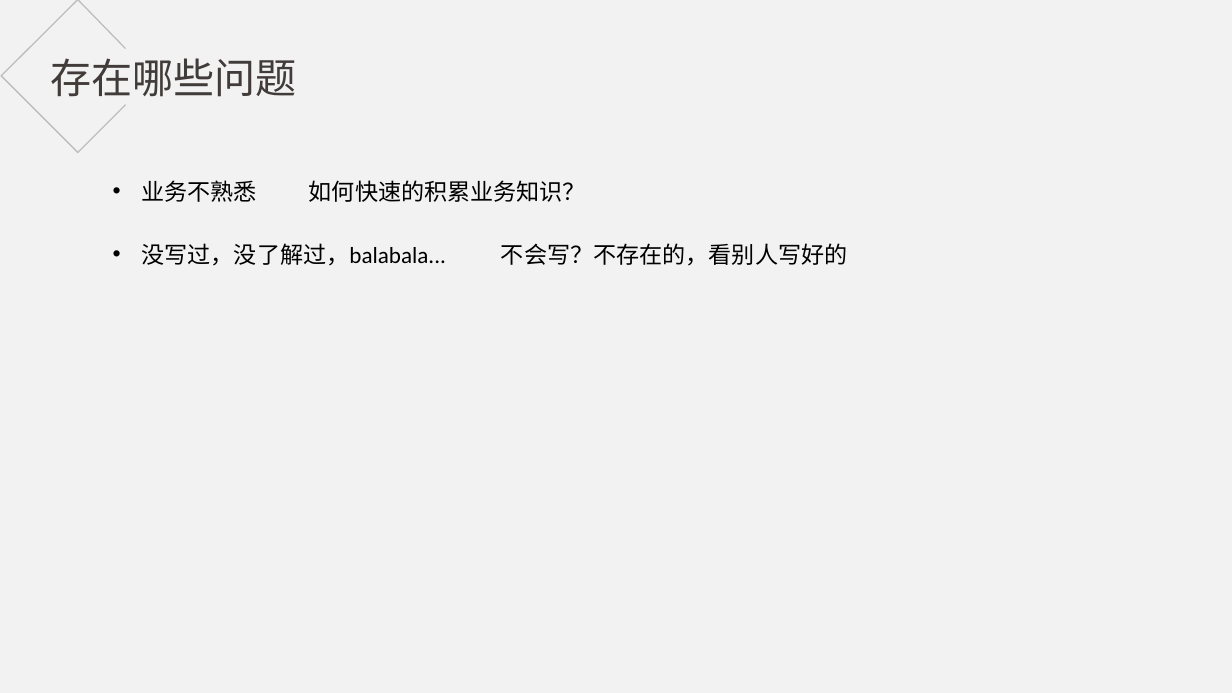
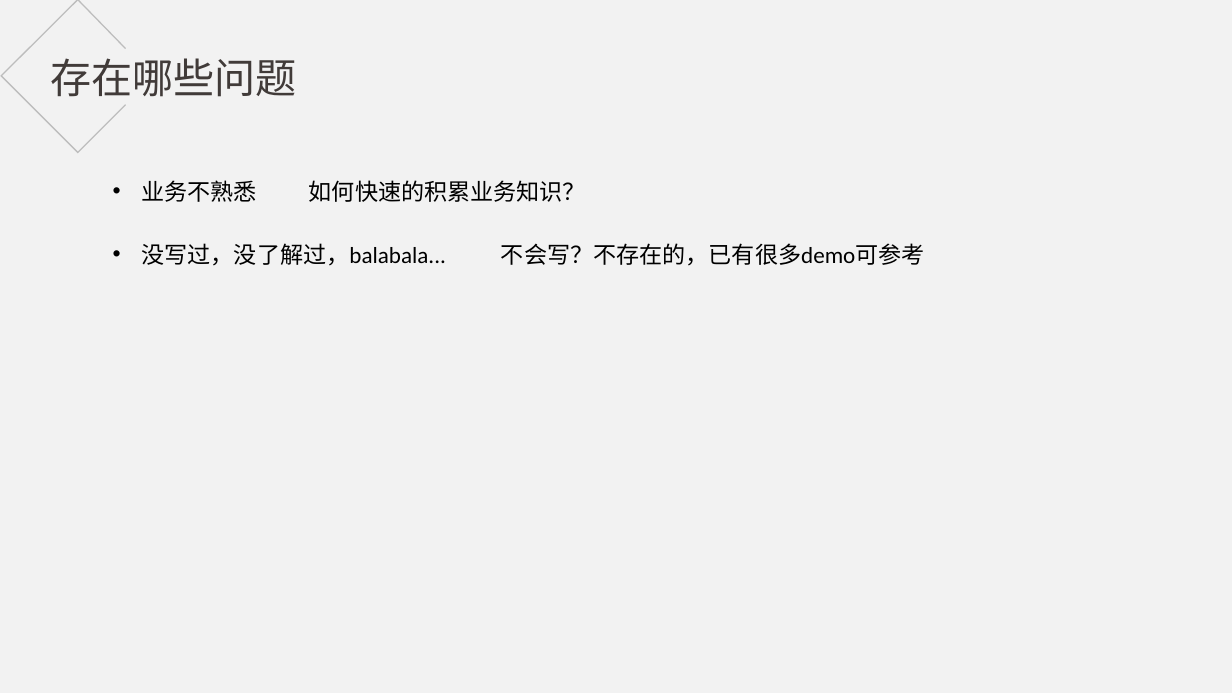
Before and after one commit to jungleguo/ReadNotes, a slide deck: slide 9 of 分享/自动化测试，到底该测些什么.pptx. Drawn at 1232x693 pixels with LibreOffice and Linux fonts; fonts in the diff are those of the drawing. Boxes give left, top, right and bottom in pixels: in the first picture for what was removed or moved away, otherwise in the second. Text is boxed around its words. In the diff, an @@ line names an element or a change of style, - is before the commit and + after.

```diff
--- a/分享/自动化测试，到底该测些什么.pptx
+++ b/分享/自动化测试，到底该测些什么.pptx
@@ text at box(501, 243, 925, 266): text changed @@
-不会写？不存在的，看别人写好的
+不会写？不存在的，已有很多demo可参考
```
Also in this commit, not shown: 7 other slides changed, 2 slides added, 2 slides removed.
